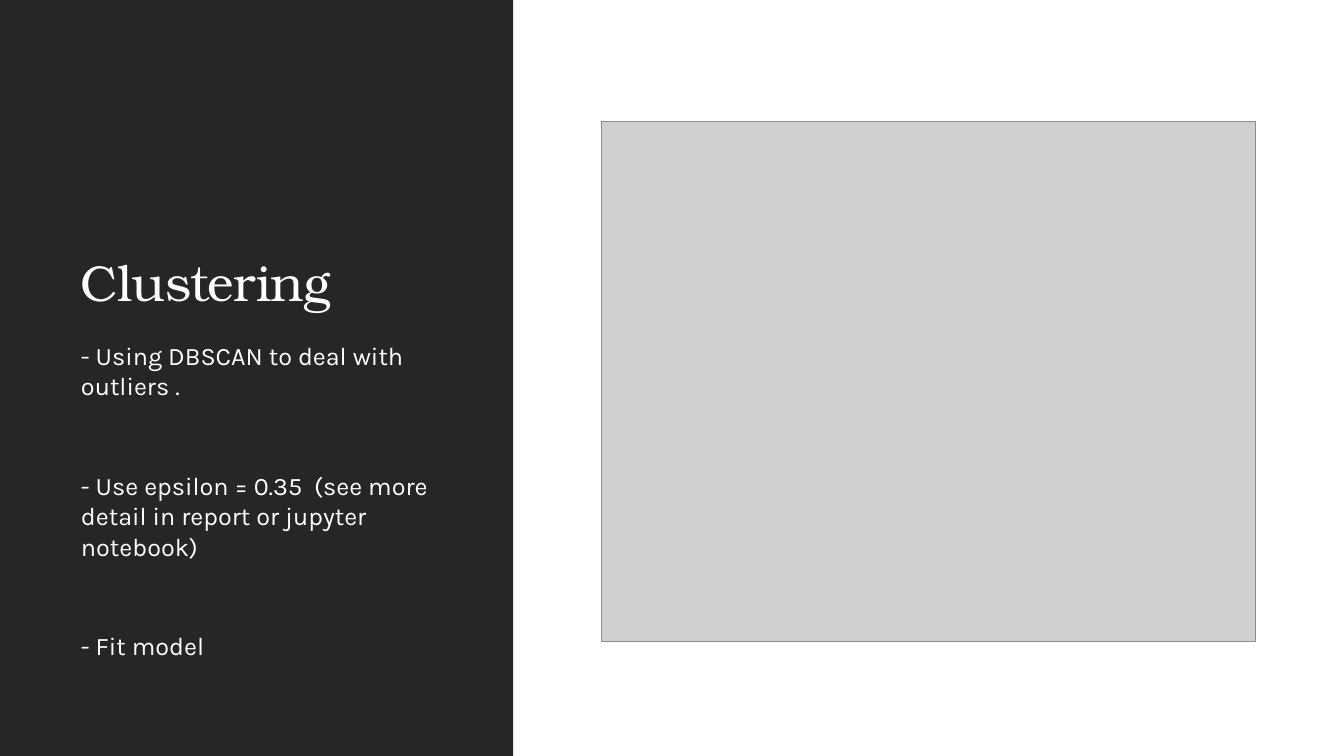
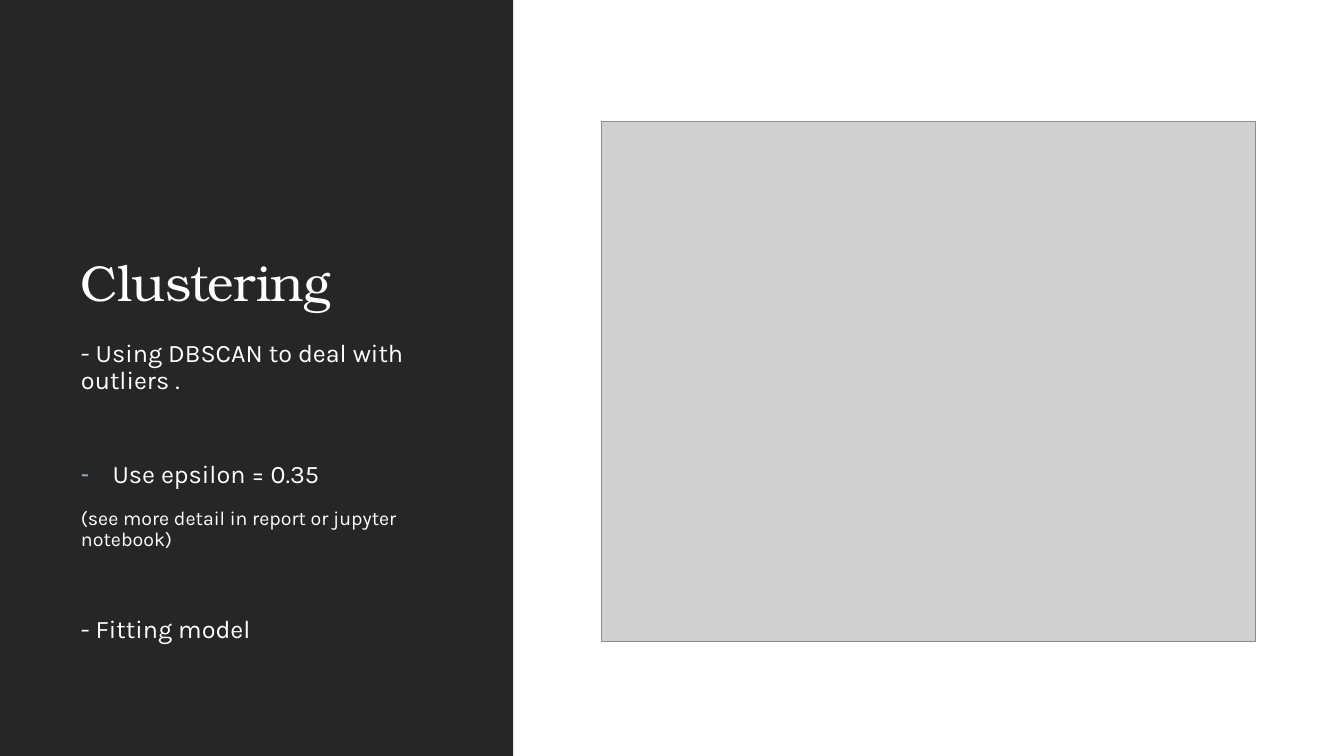
Before and after one commit to blxsheep/IBM_Capstone_Project, a slide deck: slide 5 of presentation.pptx. Drawn at 1344x756 pixels with LibreOffice and Linux fonts; fonts in the diff are those of the drawing; grey boxes stand for pictures. Boxes give left, top, right and bottom in pixels: in the first picture for what was removed or moved away, otherwise in the second. Text is boxed around its words. In the diff, an @@ line names an element or a change of style, - is before the commit and + after.

```diff
--- a/presentation.pptx
+++ b/presentation.pptx
@@ text at <box>81,344,403,390</box>: line spacing 1 to 0.9 @@
@@ text at <box>81,465,396,644</box>: text changed; size 18 to 14 pt @@
-- Use epsilon = 0.35 (see more detail in report or jupyter notebook)
-- Fit model
+– Use epsilon = 0.35
+(see more detail in report or jupyter notebook)
+- Fitting model
```
Also in this commit, not shown: 1 other slide changed, 1 other file.
